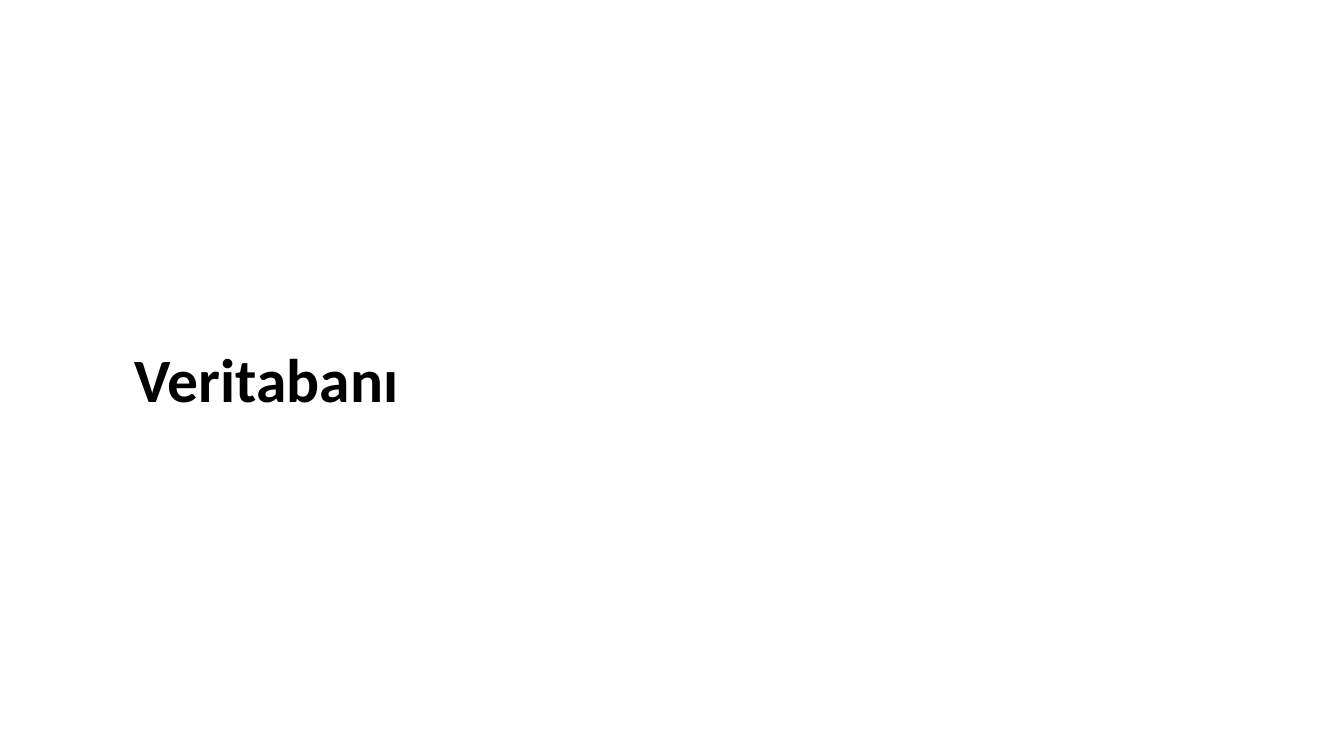
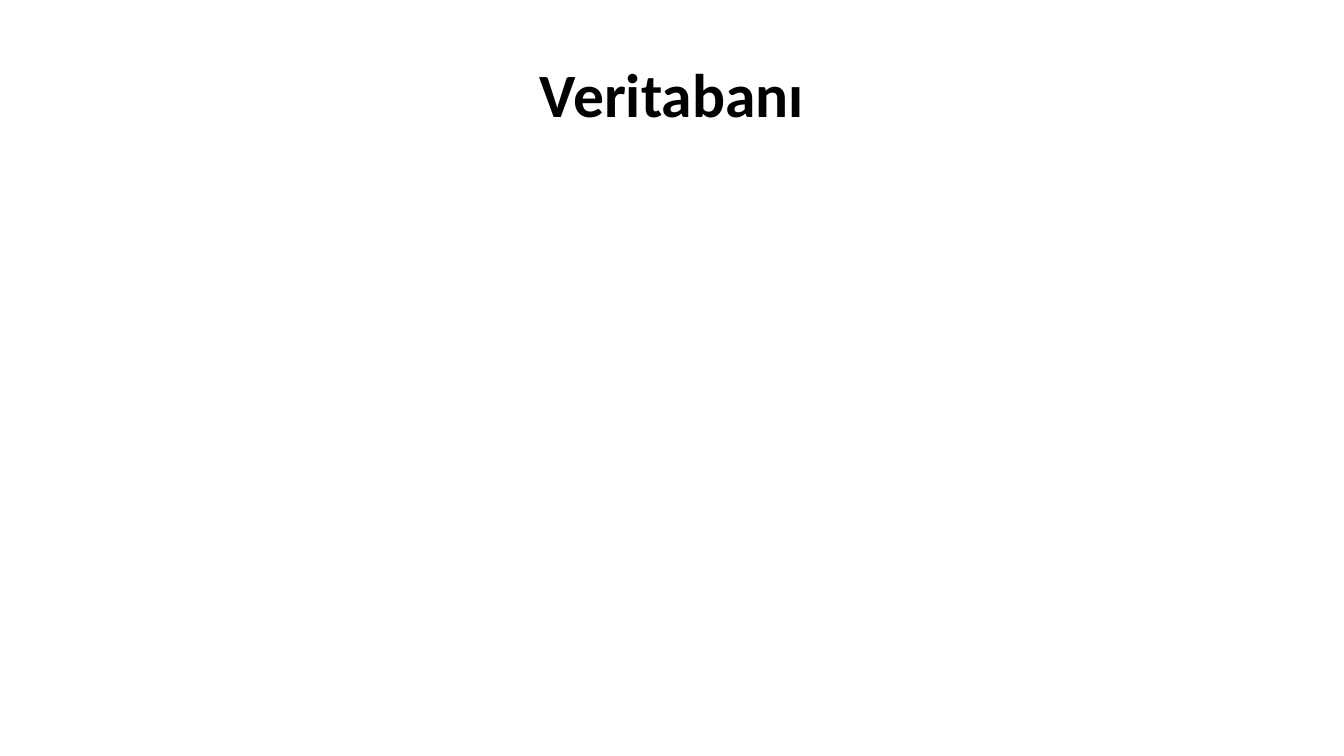
Before and after one commit to ucoruh/course-note-template, a slide deck: slide 4 of docs/week-1/week-1.tr.md_word.pptx. Drawn at 1344x756 pixels with LibreOffice and Linux fonts; fonts in the diff are those of the drawing. Boxes give left, top, right and bottom in pixels: in the first picture for what was removed or moved away, otherwise in the second. Text is boxed around its words. In the diff, an @@ line names an element or a change of style, - is before the commit and + after.

```diff
--- a/docs/week-1/week-1.tr.md_word.pptx
+++ b/docs/week-1/week-1.tr.md_word.pptx
@@ title "Veritabanı" moved from (x1=134, y1=358, x2=398, y2=403) to (x1=540, y1=73, x2=804, y2=118) @@
```
Also in this commit, not shown: 4 other slides changed, 3 other files.
